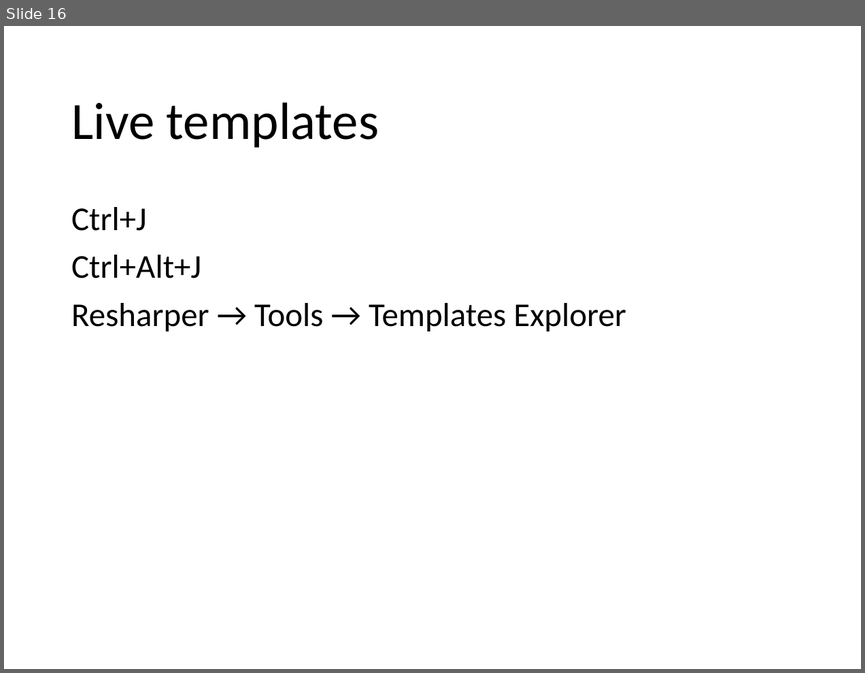
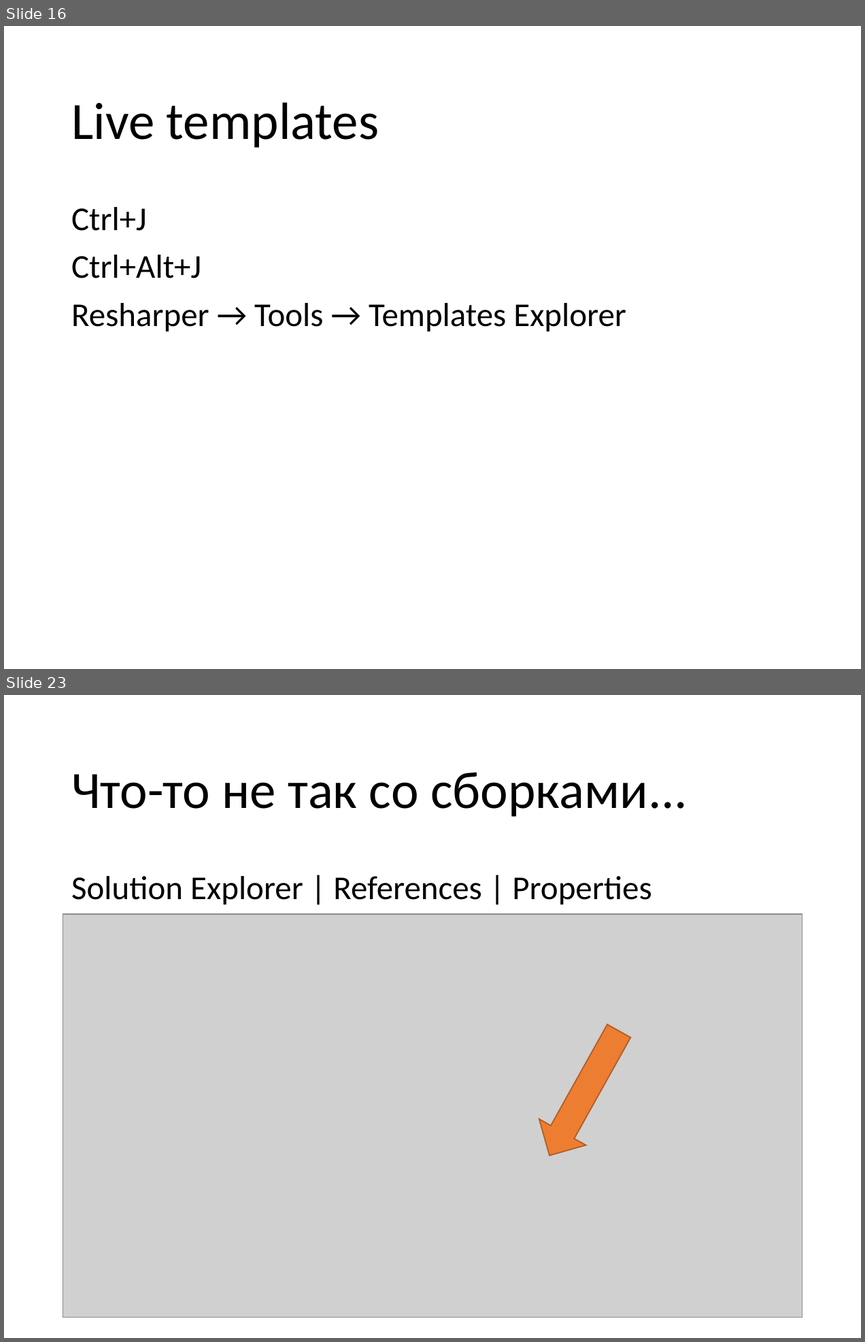
Before and after one commit to chokayes/internship-2015, a slide deck: Tools.pptx. Shown one above the other, each under a label of ours: slide 16 before the commit, slides 16 and 23 after it; the slides between them are not shown. The pictures are 865x673 and 865x1342 pixels, drawn with LibreOffice and Linux fonts; fonts in the diff are those of the drawing; grey boxes stand for pictures. Boxes give left, top, right and bottom in pixels: in the first picture for what was removed or moved away, otherwise in the second. Text is boxed around its words. In the diff, an @@ line names an element or a change of style, - is before the commit and + after.

```diff
--- a/Tools.pptx
+++ b/Tools.pptx
@@ slide 23 added at <box>4,695,861,1338</box>, background #FFFFFF @@
@@ title added at <box>71,772,687,817</box>, 44 pt, text #000000 @@
+Что-то не так со сборками...
@@ text added at <box>71,876,651,904</box>, 28 pt, text #000000 @@
+Solution Explorer | References | Properties
@@ picture added at <box>63,915,802,1317</box> @@
@@ right arrow added at <box>526,1018,643,1168</box>, fill #ED7D31, outline #AF5C24 1 pt @@
```
Also in this commit, not shown: 1 slide changed, 7 other slides added.
